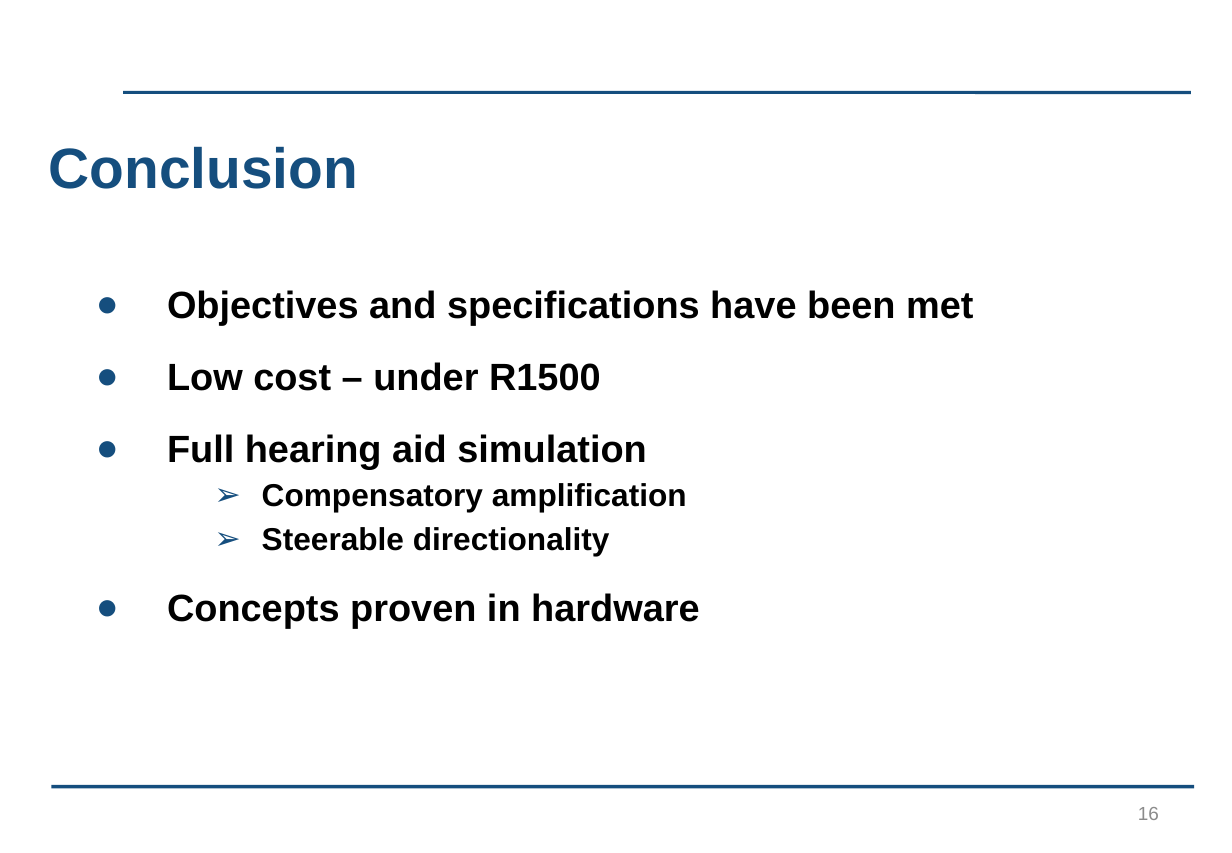
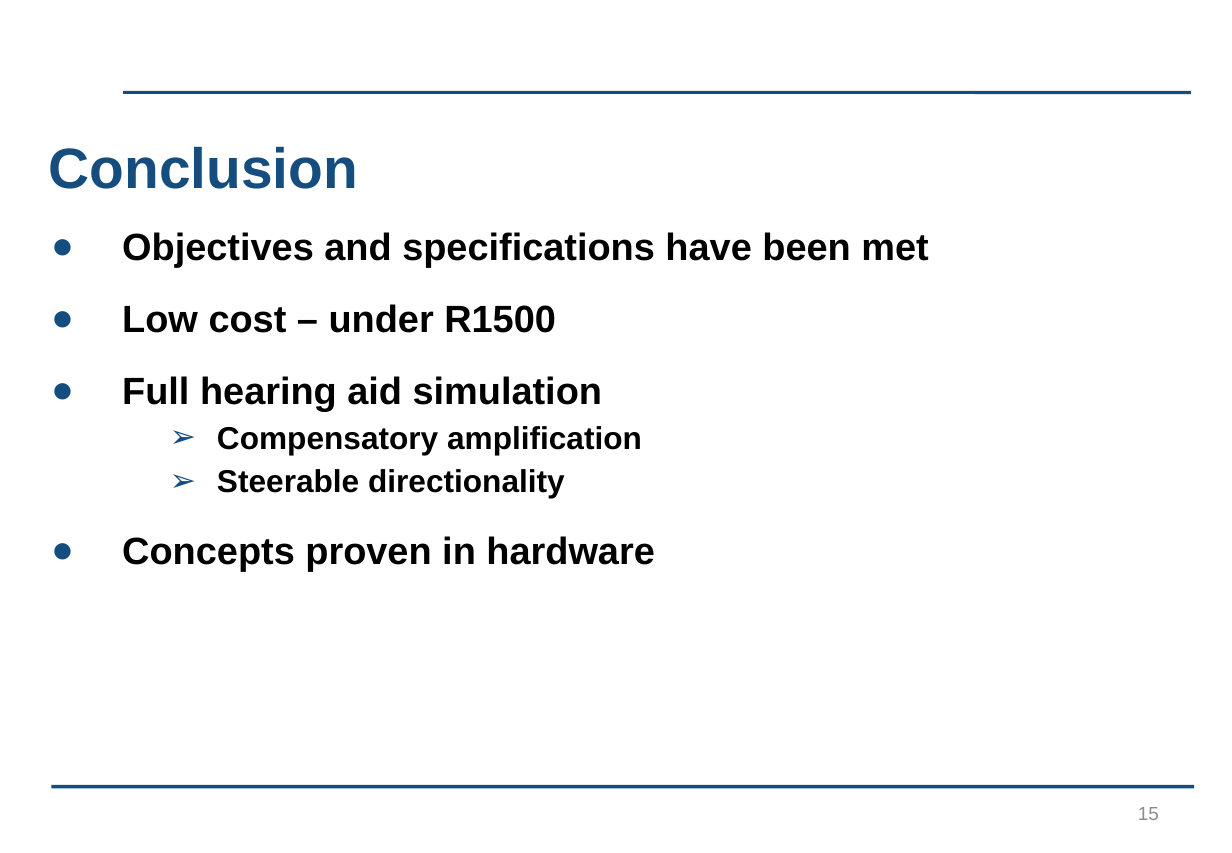
Before and after one commit to kayjayB/I_cant_hear_you, a slide deck: slide 15 of Presentation/Lab Project Presentation.pptx (slide 16 before the commit). Drawn at 1232x853 pixels with LibreOffice and Linux fonts; fonts in the diff are those of the drawing; background and template pictures are left out. Boxes give left, top, right and bottom in pixels: in the first picture for what was removed or moved away, otherwise in the second. Text is boxed around its words. In the diff, an @@ line names an element or a change of style, - is before the commit and + after.

```diff
--- a/Presentation/Lab Project Presentation.pptx
+++ b/Presentation/Lab Project Presentation.pptx
@@ text "Objectives and specifications have been ...": place and size @@
-text "Objectives and specifications have been ..." at (167,290,973,629)
+text "Objectives and specifications have been ..." at (122,232,928,571)
```
Also in this commit, not shown: 10 other slides changed, 1 slide removed, 1 other file.
